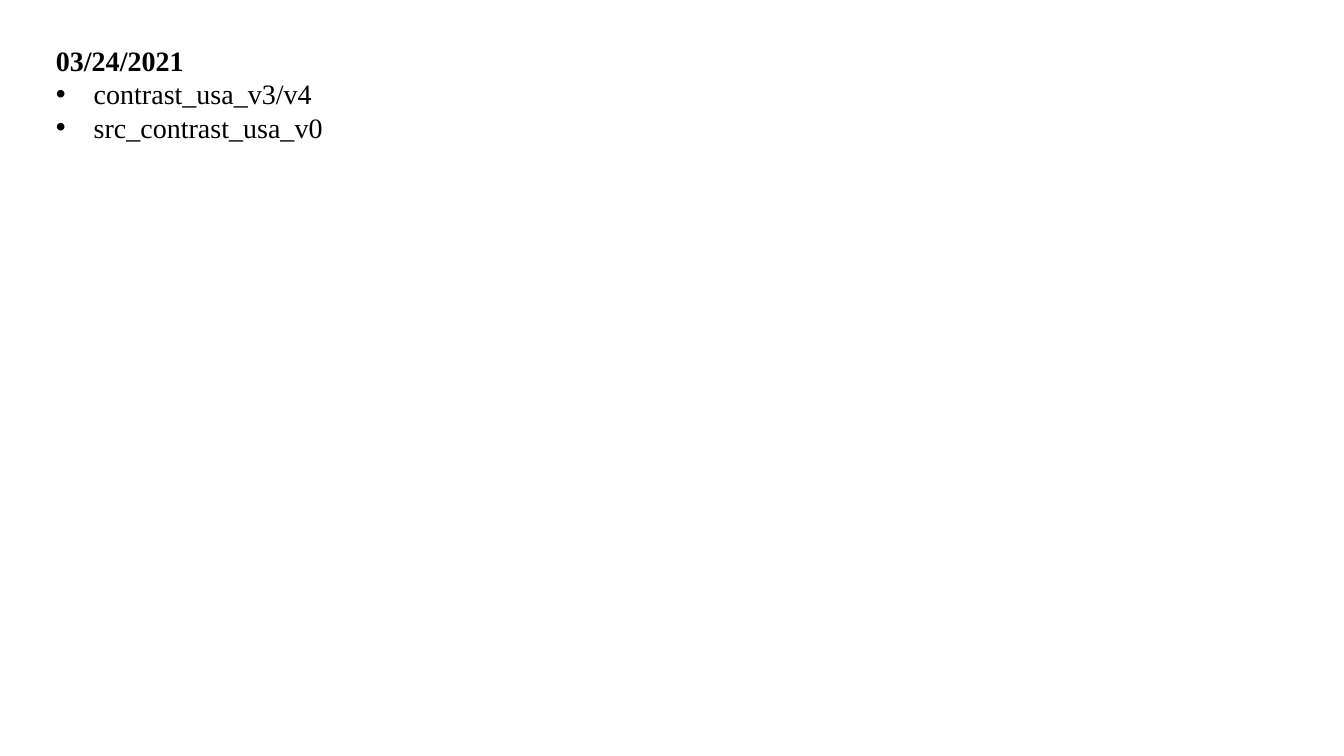
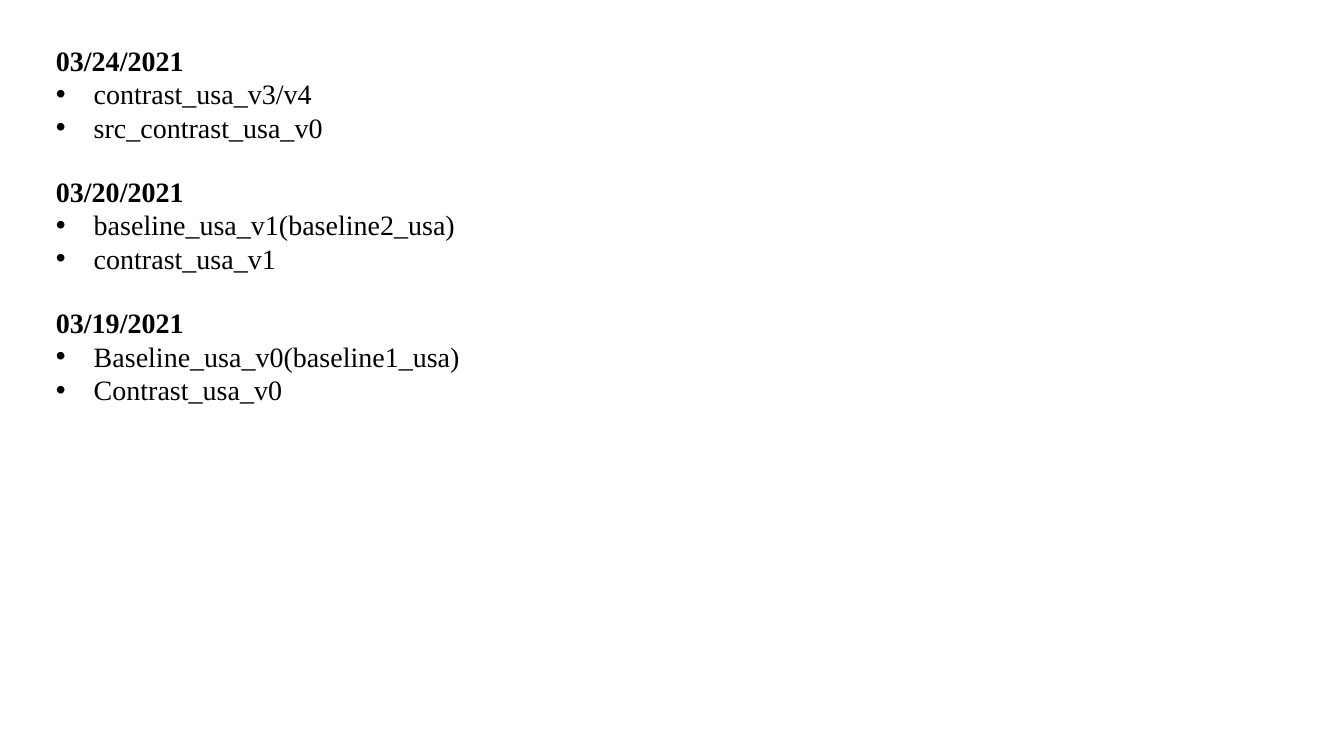
Before and after one commit to XYHC-MMDA/Multi-modal-Multi-task-DA, a slide deck: slide 16 of demo/latest.pptx (slide 14 before the commit). Drawn at 1344x756 pixels with LibreOffice and Linux fonts; fonts in the diff are those of the drawing. Boxes give left, top, right and bottom in pixels: in the first picture for what was removed or moved away, otherwise in the second. Text is boxed around its words. In the diff, an @@ line names an element or a change of style, - is before the commit and + after.

```diff
--- a/demo/latest.pptx
+++ b/demo/latest.pptx
@@ text added at (x1=56, y1=183, x2=455, y2=273), 20 pt, text #000000 @@
+03/20/2021
+• baseline_usa_v1(baseline2_usa)
+• contrast_usa_v1
@@ text added at (x1=56, y1=314, x2=460, y2=404), 20 pt, text #000000 @@
+03/19/2021
+• Baseline_usa_v0(baseline1_usa)
+• Contrast_usa_v0
```
Also in this commit, not shown: 7 other slides changed, 4 slides added, 4 slides removed.
